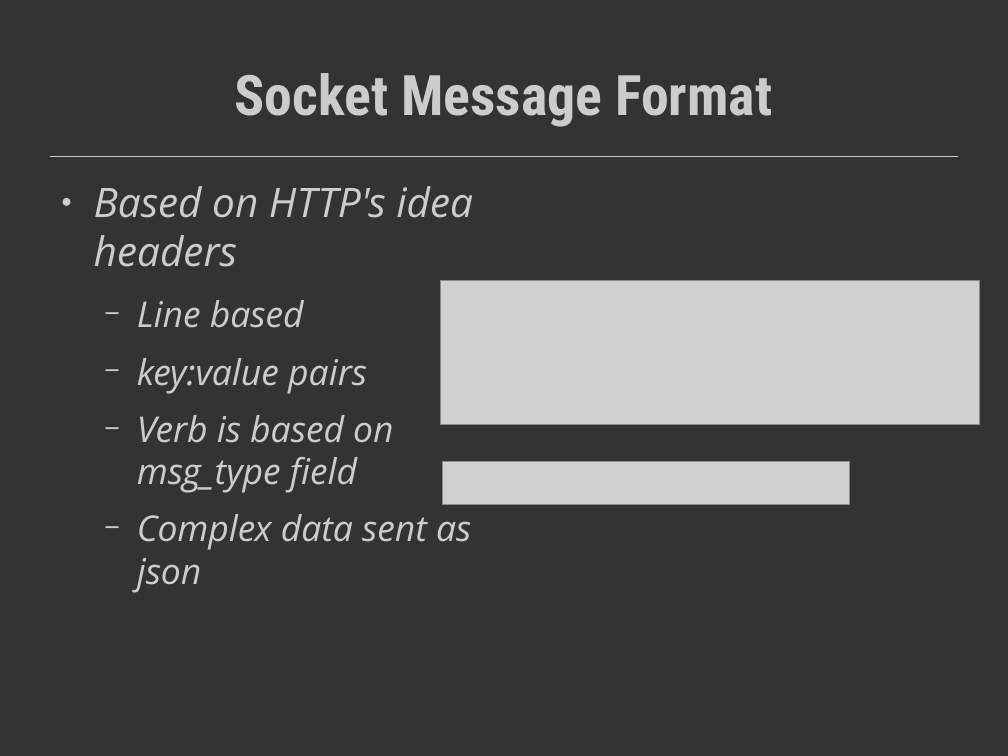
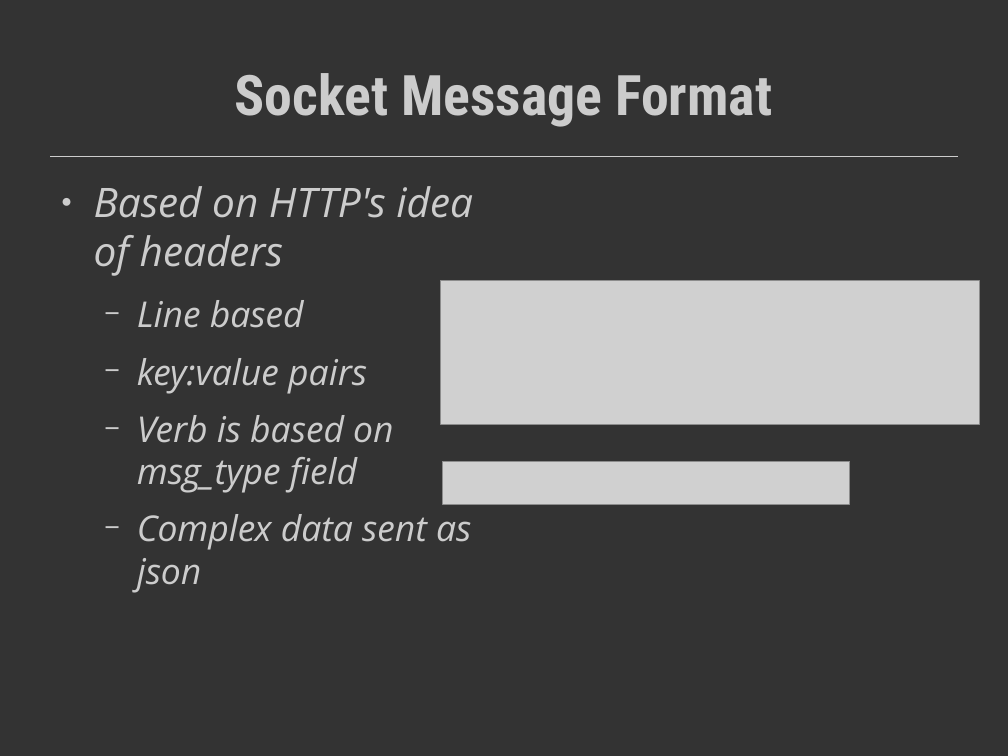
Before and after one commit to MikeSchincariol/mort, a slide deck: slide 17 of final_proj_presentation/mort.odp. Drawn at 1008x756 pixels with LibreOffice and Linux fonts; fonts in the diff are those of the drawing; grey boxes stand for pictures. Boxes give left, top, right and bottom in pixels: in the first picture for what was removed or moved away, otherwise in the second. Text is boxed around its words. In the diff, an @@ line names an element or a change of style, - is before the commit and + after.

```diff
--- a/final_proj_presentation/mort.odp
+++ b/final_proj_presentation/mort.odp
@@ text at box(94, 186, 473, 276): text changed @@
-● Based on HTTP's idea headers
+● Based on HTTP's idea of headers
```
Also in this commit, not shown: 1 other slide changed.
